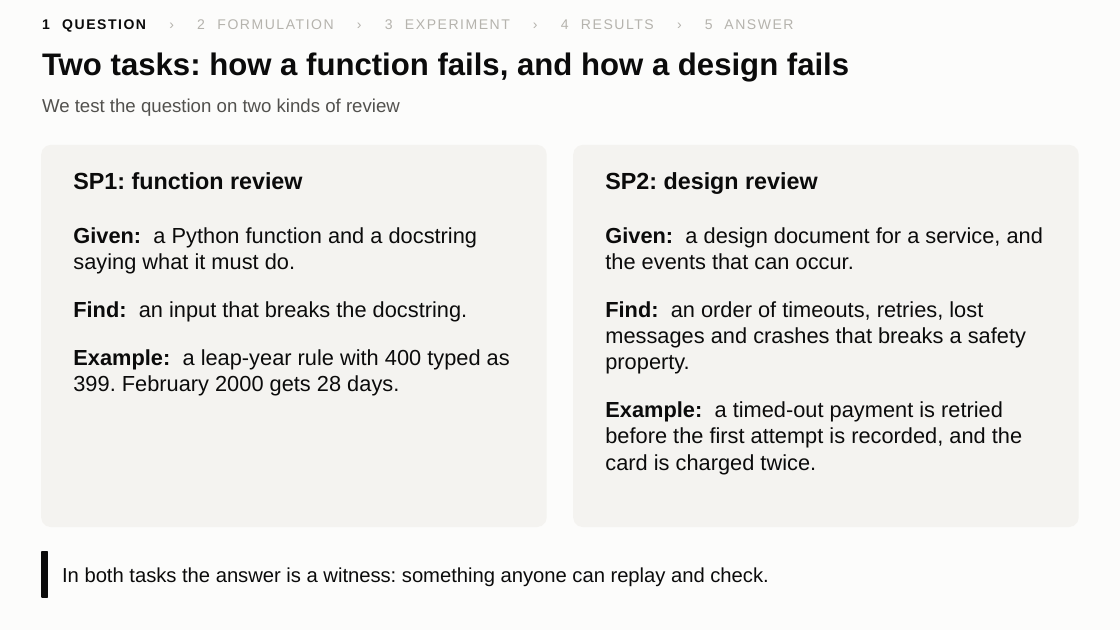
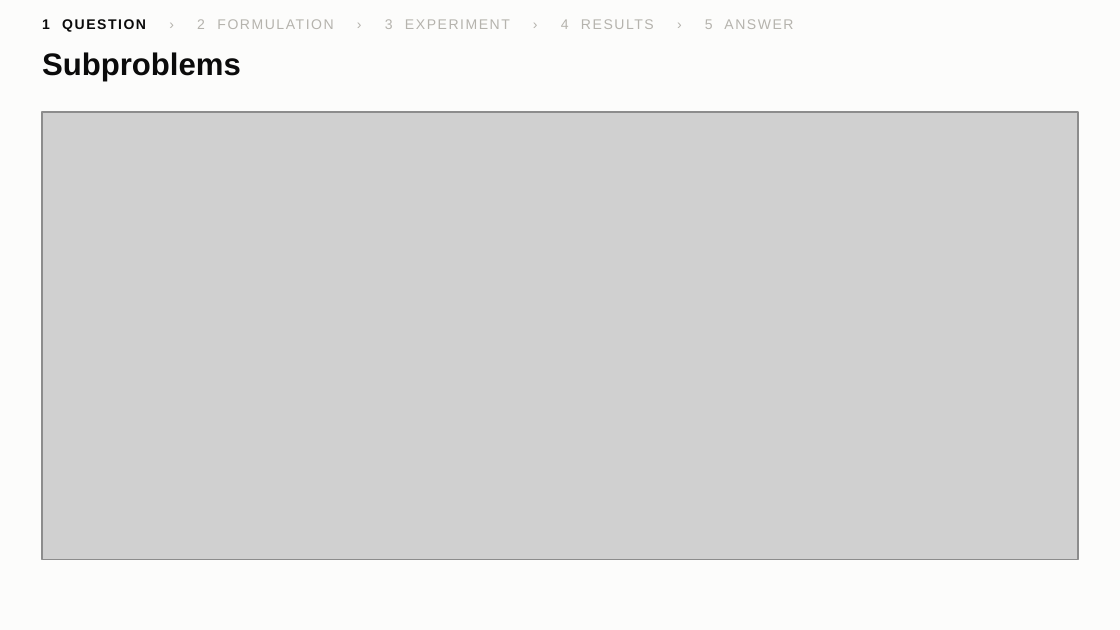
Before and after one commit to yxshrk/System-Failure-Detector, a slide deck: slide 3 of results/figures/slides/premortem_slides.pptx. Drawn at 1120x630 pixels with LibreOffice and Linux fonts; fonts in the diff are those of the drawing; grey boxes stand for pictures. Boxes give left, top, right and bottom in pixels: in the first picture for what was removed or moved away, otherwise in the second. Text is boxed around its words. In the diff, an @@ line names an element or a change of style, - is before the commit and + after.

```diff
--- a/results/figures/slides/premortem_slides.pptx
+++ b/results/figures/slides/premortem_slides.pptx
@@ text at box(42, 52, 241, 82): text changed @@
-Two tasks: how a function fails, and how a design fails
+Subproblems
@@ text removed at box(42, 98, 400, 116) @@
-We test the question on two kinds of review
@@ picture added at box(43, 112, 1079, 560) @@
@@ rounded rectangle removed at box(43, 146, 547, 526) @@
@@ rounded rectangle removed at box(573, 146, 1077, 526) @@
@@ text removed at box(73, 172, 303, 190) @@
-SP1: function review
@@ text removed at box(605, 172, 818, 194) @@
-SP2: design review
@@ text removed at box(73, 227, 510, 396) @@
-Given: a Python function and a docstring saying what it must do.
-Find: an input that breaks the docstring.
-Example: a leap-year rule with 400 typed as 399. February 2000 gets 28 days.
@@ text removed at box(605, 227, 1043, 474) @@
-Given: a design document for a service, and the events that can occur.
-Find: an order of timeouts, retries, lost messages and crashes that breaks a safety property.
-Example: a timed-out payment is retried before the first attempt is recorded, and the card is charged twice.
@@ rectangle removed at box(43, 552, 48, 597) @@
@@ text removed at box(62, 567, 768, 587) @@
-In both tasks the answer is a witness: something anyone can replay and check.
```
Also in this commit, not shown: 1 other slide changed, 5 other files.
